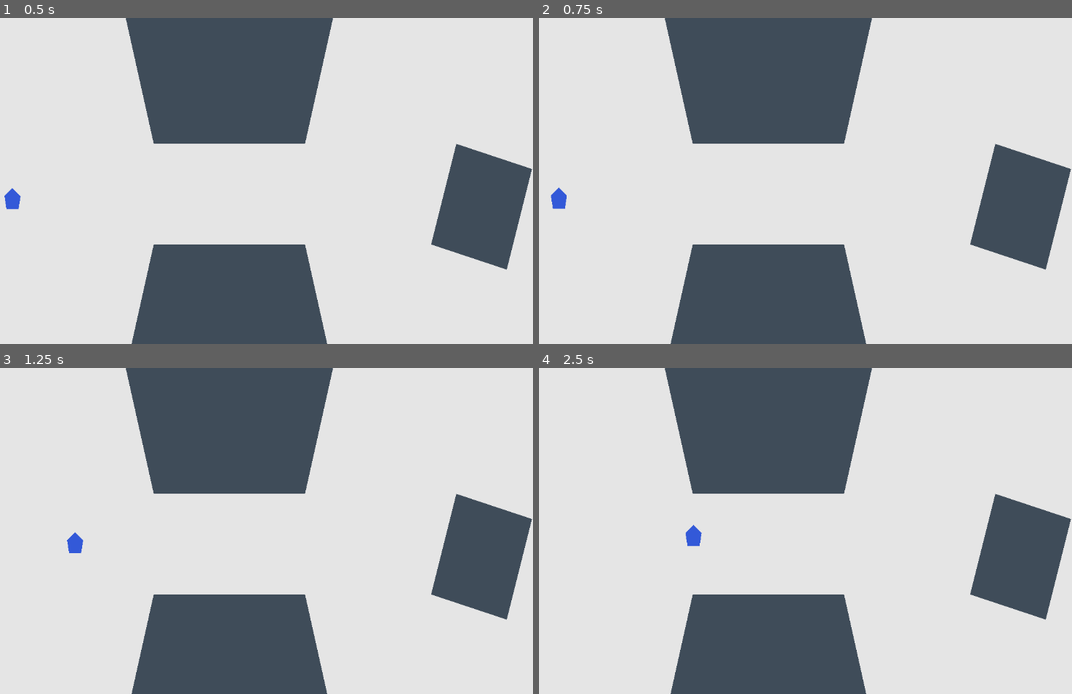
Above: before the commit, frames 1-4 (two rows, left to right).
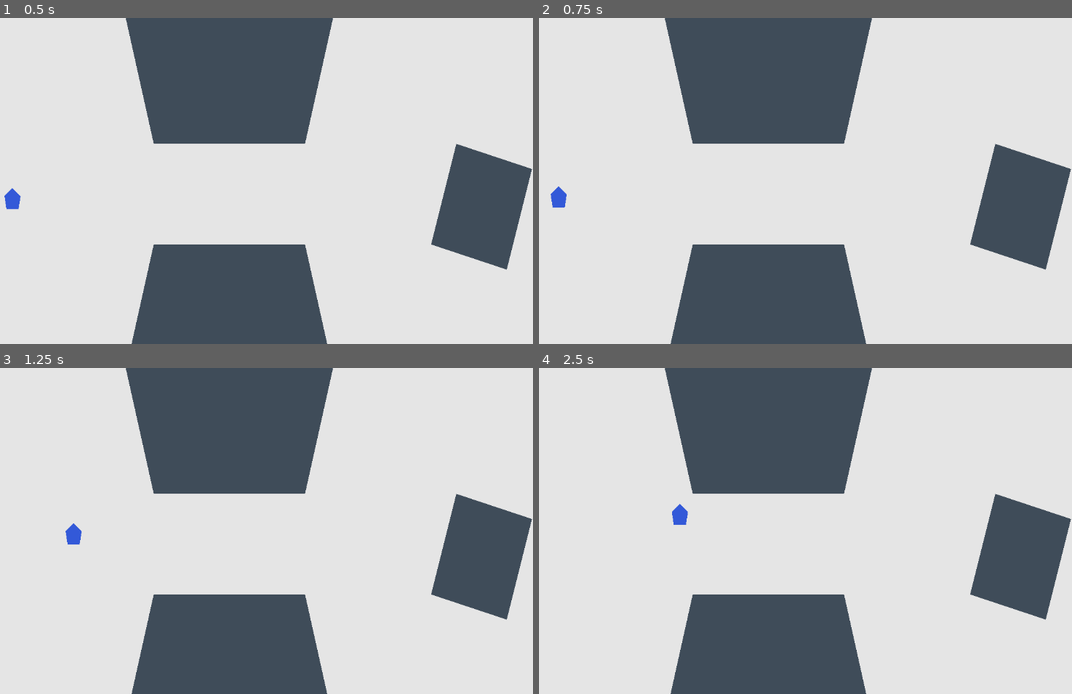
Above: after the commit, the same moments.

Repository: cblab/kingslayer
Game: Godot game, scene res://scenes/Main.tscn
Same seed, same stepped clock (60 frames per second), same inputs: the game is played once before the commit and once after it.
Inputs (mouse positions are in pixels of both pictures, inside the frame that each line leads up to):
- Up to frame 1 (0.5 s): no input
- Up to frame 2 (0.75 s): tap Enter at 0.5 s; move the mouse to (906, 164) at 0.52 s; click (906, 164) at 0.67 s
- Up to frame 3 (1.25 s): no input
- Up to frame 4 (2.5 s): move the mouse to (666, 547) at 1.27 s; click (666, 547) at 1.42 s; tap Space at 2 s; move the mouse to (837, 459) at 2.02 s; click (837, 459) at 2.17 s

Frame 1 is identical in both runs. In frame 2, less than 0.1% of the frame differs, in the area x 2-6%, y 51-59%; in frame 3, 0.2%; in frame 4, 0.3%, in the area x 24-31%, y 41-55%.

Commit message:
Rebuild world navigation mesh to match blocker geometry

Diff:
--- a/scenes/World.tscn
+++ b/scenes/World.tscn
@@ -4,8 +4,9 @@
 
 [sub_resource type="NavigationPolygon" id="1_navigation_polygon"]
 outlines = Array[PackedVector2Array]([PackedVector2Array(0, 0, 1920, 0, 1920, 1080, 0, 1080), PackedVector2Array(300, -200, 800, -200, 700, 250, 400, 250), PackedVector2Array(300, 900, 800, 900, 700, 450, 400, 450), PackedVector2Array(1000, 250, 1150, 300, 1100, 500, 950, 450)])
-vertices = PackedVector2Array(0, 0, 1920, 0, 1920, 1080, 0, 1080, 300, 250, 800, 250, 800, 450, 300, 450, 800, 0, 1920, 250, 800, 250, 800, 0, 1150, 250, 1920, 250, 1920, 0, 800, 450, 950, 450, 950, 500, 800, 500, 1150, 450, 1920, 450, 1920, 500, 1150, 500, 800, 500, 1920, 500, 1920, 1080, 800, 1080)
-polygons = Array[PackedInt32Array]([PackedInt32Array(0, 1, 2, 3), PackedInt32Array(4, 5, 6, 7), PackedInt32Array(8, 9, 10, 11), PackedInt32Array(12, 13, 14, 15), PackedInt32Array(16, 17, 18, 19), PackedInt32Array(20, 21, 22, 23)])
+vertices = PackedVector2Array(0, 0, 322.2222, 0, 400, 250, 0, 250, 755.5556, 0, 1920, 0, 1920, 250, 700, 250, 400, 450, 0, 450, 950, 250, 950, 450, 700, 450, 1000, 250, 950, 450, 1100, 500, 711.1111, 500, 1150, 300, 1920, 500, 1920, 900, 800, 900, 300, 900, 0, 900, 1920, 1080, 0, 1080)
+polygons = Array[PackedInt32Array]([PackedInt32Array(0, 1, 2, 3), PackedInt32Array(4, 5, 6, 7), PackedInt32Array(3, 2, 8, 9), PackedInt32Array(7, 10, 11, 12), PackedInt32Array(12, 11, 8), PackedInt32Array(13, 10, 11), PackedInt32Array(12, 11, 14, 15), PackedInt32Array(16, 17, 18, 19), PackedInt32Array(9, 16, 17, 20), PackedInt32Array(20, 18, 21, 22), PackedInt32Array(19, 20, 22, 23)])
+
 
 [node name="World" type="Node2D"]
 
